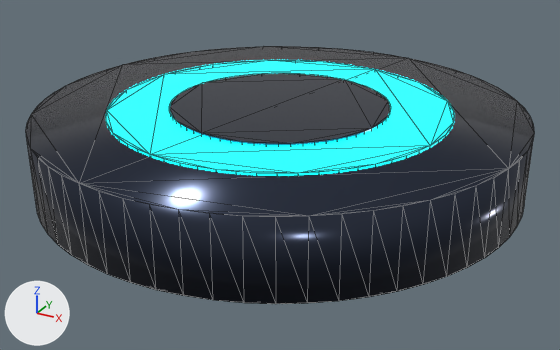
Before and after pictures for a commit that changed the glTF model app/src/main/assets/models/disco_cyber.glb.
Rendered twice from a 50 mm lens placed at (0.0731, -0.133, 0.0588), pointed at (0.0014, -0.0025, -0.0065). Lighting does not change. The marker at lower left points along +X, +Y and +Z. The first picture is the older version. Mesh edges are drawn as thin lines. Vertices at exactly the same position are counted once.

The scene before the commit, as lines of its bpy script (objects in view):
```python
mat_pucktungsten = principled_material('PuckTungsten')
mat_pucktungsten.base_color = (0.04, 0.05, 0.08)  # dark blue #383f50
mat_pucktungsten.metallic = 0.92
mat_pucktungsten.roughness = 0.18
me_cylinder = bpy.data.meshes.new('Cylinder')
me_cylinder.from_pydata(...)  # a 64-sided cylinder along z spanning x -0.05..0.05, y -0.05..0.05, z -0.0075..0.0075
me_cylinder.materials.append(mat_pucktungsten)  # dark blue #383f50
me_cylinder_001 = bpy.data.meshes.new('Cylinder.001')
me_cylinder_001.from_pydata(...)  # a 64-sided cylinder along z spanning x -0.035..0.035, y -0.035..0.035, z -0.0079..0.0079
me_cylinder_001.materials.append(mat_puckglow)  # cyan #00f9ff, glowing cyan #00f9ff
me_cylinder_002 = bpy.data.meshes.new('Cylinder.002')
me_cylinder_002.from_pydata(...)  # a 64-sided cylinder along z spanning x -0.0225..0.0225, y -0.0225..0.0225, z -0.0082..0.0082
me_cylinder_002.materials.append(mat_pucktungsten)  # dark blue #383f50
ob_puckbody = bpy.data.objects.new('PuckBody', me_cylinder)
ob_puckbody.location = (0.0, 0.0, 0.0)
ob_puckcore = bpy.data.objects.new('PuckCore', me_cylinder_002)
ob_puckcore.location = (0.0, 0.0, 0.0)
ob_puckneonring = bpy.data.objects.new('PuckNeonRing', me_cylinder_001)
ob_puckneonring.location = (0.0, 0.0, 0.0)
```
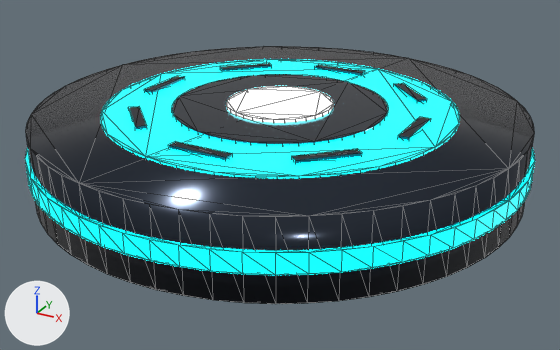
What changed in the scene script:
```text
Change mat_pucktungsten:
    mat_pucktungsten.roughness: 0.18 -> 0.15
Change me_cylinder_001:
    remove me_cylinder_001.from_pydata(...)  # 128 vertices, 252 faces; spans x -0.035..0.035, y -0.035..0.035, z -0.0079..0.0079
    add me_cylinder_001.from_pydata(...)  # 128 vertices, 252 faces; spans x -0.036..0.036, y -0.036..0.036, z -0.0078..0.0078
    me_cylinder_001 part 1: the whole mesh is scaled about its middle by (1.03, 1.03, 0.99)
Change me_cylinder_002:
    remove me_cylinder_002.from_pydata(...)  # 128 vertices, 252 faces; spans x -0.0225..0.0225, y -0.0225..0.0225, z -0.0082..0.0082
    add me_cylinder_002.from_pydata(...)  # 96 vertices, 188 faces; spans x -0.022..0.022, y -0.022..0.022, z -0.0081..0.0081
    me_cylinder_002 part 2: the whole mesh is rebuilt
Add me_cube_007:
    me_cube_007.from_pydata([(0.01549, -0.02397, 0.0069), (0.01549, -0.02397, 0.0084), (0.02397, -0.01549, 0.0069), (0.02397, -0.01549, 0.0084), (0.01704, -0.02553, 0.0069), (0.01704, -0.02553, 0.0084), (0.02553, -0.01704, 0.0069), (0.02553, -0.01704, 0.0084)], [], [(0, 1, 3), (0, 3, 2), (2, 3, 7), (2, 7, 6), (6, 7, 5), (6, 5, 4), (4, 5, 1), (4, 1, 0), (2, 6, 4), (2, 4, 0), (7, 3, 1), (7, 1, 5)])
    me_cube_007.materials.append(mat_puckfindark)  # dark grey #272c35
Add me_cube_003:
    me_cube_003.from_pydata([(-0.01549, 0.02397, 0.0069), (-0.01549, 0.02397, 0.0084), (-0.02397, 0.01549, 0.0069), (-0.02397, 0.01549, 0.0084), (-0.01704, 0.02553, 0.0069), (-0.01704, 0.02553, 0.0084), (-0.02553, 0.01704, 0.0069), (-0.02553, 0.01704, 0.0084)], [], [(0, 1, 3), (0, 3, 2), (2, 3, 7), (2, 7, 6), (6, 7, 5), (6, 5, 4), (4, 5, 1), (4, 1, 0), (2, 6, 4), (2, 4, 0), (7, 3, 1), (7, 1, 5)])
    me_cube_003.materials.append(mat_puckfindark)  # dark grey #272c35
Add me_cube_001:
    me_cube_001.from_pydata([(0.02397, 0.01549, 0.0069), (0.02397, 0.01549, 0.0084), (0.01549, 0.02397, 0.0069), (0.01549, 0.02397, 0.0084), (0.02553, 0.01704, 0.0069), (0.02553, 0.01704, 0.0084), (0.01704, 0.02553, 0.0069), (0.01704, 0.02553, 0.0084)], [], [(0, 1, 3), (0, 3, 2), (2, 3, 7), (2, 7, 6), (6, 7, 5), (6, 5, 4), (4, 5, 1), (4, 1, 0), (2, 6, 4), (2, 4, 0), (7, 3, 1), (7, 1, 5)])
    me_cube_001.materials.append(mat_puckfindark)  # dark grey #272c35
Add ob_puckcentralnode:
    ob_puckcentralnode = bpy.data.objects.new('PuckCentralNode', me_cylinder_004)  # a 32-sided cylinder along z spanning x -0.011..0.011, y -0.011..0.011, z -0.0086..0.0086; in mat_puckcorenode (cyan #aafdff, glowing cyan #7cf9ff)
    ob_puckcentralnode.location = (0.0, 0.0, 0.0)
Add ob_cube_007:
    ob_cube_007 = bpy.data.objects.new('Cube.007', me_cube_007)
    ob_cube_007.location = (0.0, 0.0, 0.0)
Add ob_cube_006:
    ob_cube_006 = bpy.data.objects.new('Cube.006', me_cube_006)  # a box spanning x -0.006..0.006, y -0.0301..-0.0279, z 0.0069..0.0084; in mat_puckfindark (dark grey #272c35)
    ob_cube_006.location = (0.0, 0.0, 0.0)
Add ob_cube_005:
    ob_cube_005 = bpy.data.objects.new('Cube.005', me_cube_005)  # 8 vertices, 12 faces; spans x -0.02553..-0.01549, y -0.02553..-0.01549, z 0.0069..0.0084; in mat_puckfindark (dark grey #272c35)
    ob_cube_005.location = (0.0, 0.0, 0.0)
Add ob_cube_004:
    ob_cube_004 = bpy.data.objects.new('Cube.004', me_cube_004)  # a box spanning x -0.0301..-0.0279, y -0.006..0.006, z 0.0069..0.0084; in mat_puckfindark (dark grey #272c35)
    ob_cube_004.location = (0.0, 0.0, 0.0)
Add ob_cube_003:
    ob_cube_003 = bpy.data.objects.new('Cube.003', me_cube_003)
    ob_cube_003.location = (0.0, 0.0, 0.0)
Add ob_cube_002:
    ob_cube_002 = bpy.data.objects.new('Cube.002', me_cube_002)  # a box spanning x -0.006..0.006, y 0.0279..0.0301, z 0.0069..0.0084; in mat_puckfindark (dark grey #272c35)
    ob_cube_002.location = (0.0, 0.0, 0.0)
Add ob_cube_001:
    ob_cube_001 = bpy.data.objects.new('Cube.001', me_cube_001)
    ob_cube_001.location = (0.0, 0.0, 0.0)
Add ob_cube:
    ob_cube = bpy.data.objects.new('Cube', me_cube)  # a box spanning x 0.0279..0.0301, y -0.006..0.006, z 0.0069..0.0084; in mat_puckfindark (dark grey #272c35)
    ob_cube.location = (0.0, 0.0, 0.0)
Add ob_puckequatorglow:
    ob_puckequatorglow = bpy.data.objects.new('PuckEquatorGlow', me_cylinder_001_1)  # a 64-sided cylinder along z spanning x -0.0508..0.0508, y -0.0508..0.0508, z -0.0019..0.0019; in mat_puckplasmacyan (cyan #00f9ff, glowing cyan #00f9ff)
    ob_puckequatorglow.location = (0.0, 0.0, 0.0)
```

Location of each change, [x1, y1, x2, y2] in pixels of the pictures (560 x 350 px):
'PuckBody', surface changed
    both: [28, 55, 533, 283]
'PuckNeonRing', rescaled
    before: [106, 60, 454, 176]
    after: [101, 59, 459, 178]
'PuckCore', surface changed, reshaped
    before: [169, 73, 391, 146]
    after: [172, 74, 388, 145]
'PuckEquatorGlow', added (cyan)
    after: [25, 148, 535, 275]
'PuckCentralNode', added
    after: [226, 86, 334, 123]
'Cube.007', added
    after: [292, 148, 362, 164]
'Cube.006', added
    after: [168, 141, 233, 161]
'Cube', added
    after: [398, 116, 431, 140]
'Cube.005', added
    after: [128, 106, 147, 130]
'Cube.001', added
    after: [394, 83, 427, 103]
'Cube.004', added
    after: [144, 76, 185, 94]
'Cube.002', added
    after: [315, 64, 365, 76]
'Cube.003', added
    after: [220, 63, 272, 72]
